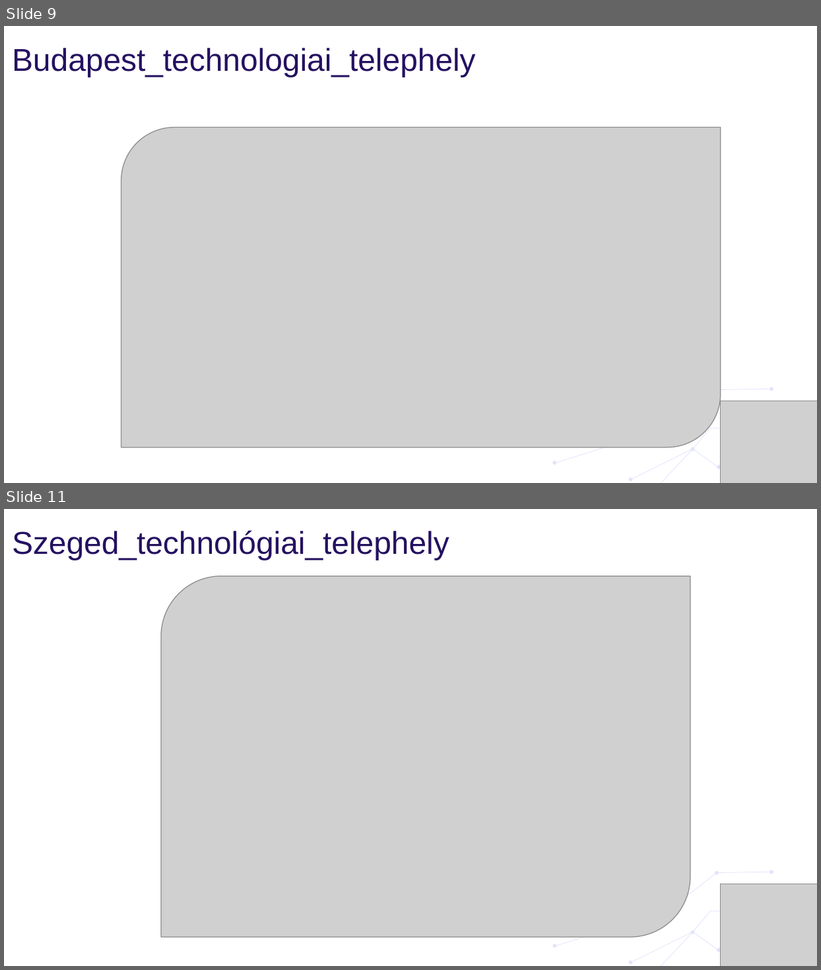
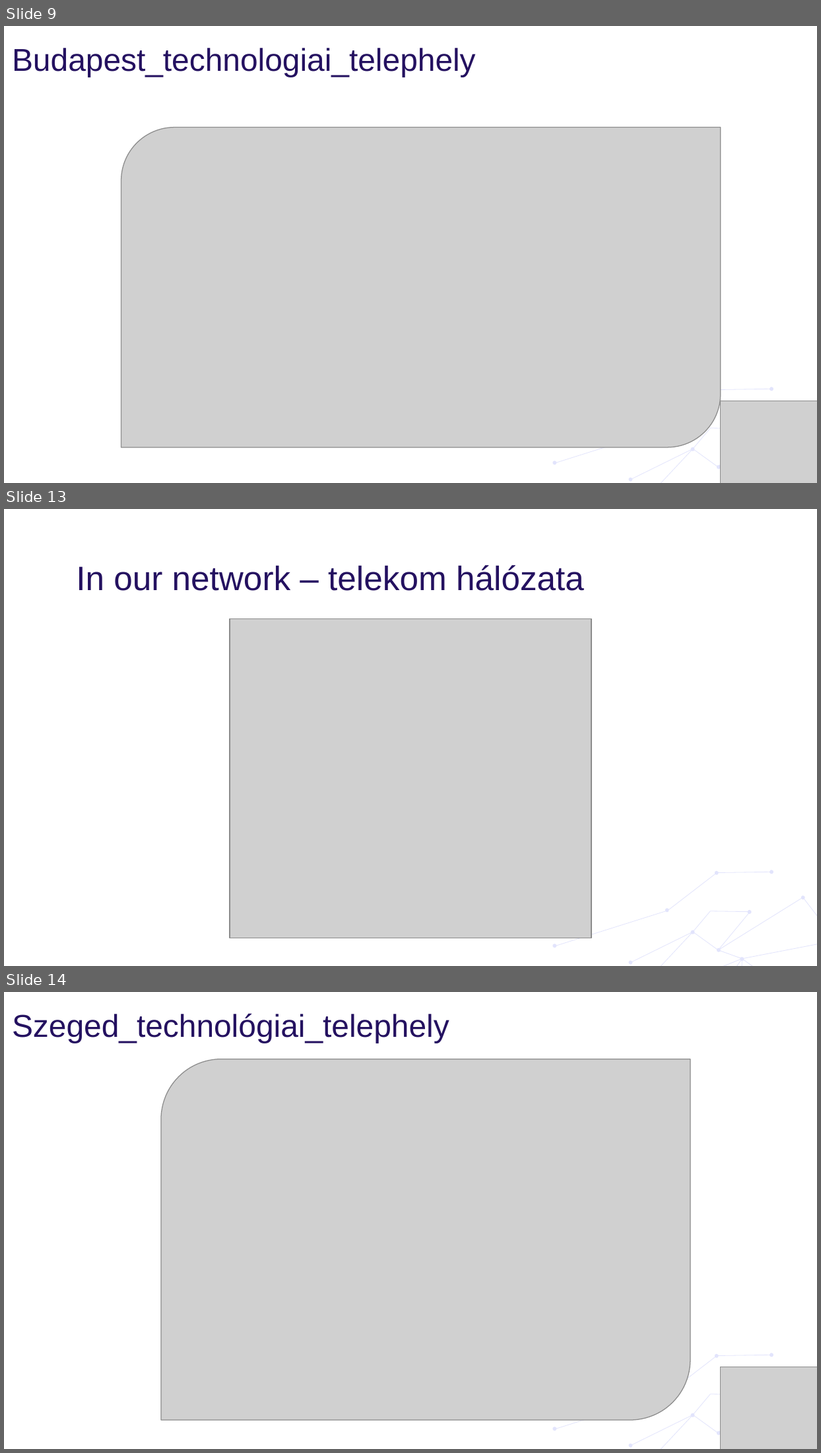
Before and after one commit to BraunDenes/Vizsgaremek_2025_firstteam, a slide deck: Vizsgaremek_ppt.pptx. Shown one above the other, each under a label of ours: slides 9 and 11 before the commit, slides 9, 13 and 14 after it; the slides between them are not shown. The pictures are 821x970 and 821x1453 pixels, drawn with LibreOffice and Linux fonts; fonts in the diff are those of the drawing; grey boxes stand for pictures; background and template pictures are left out. Boxes give left, top, right and bottom in pixels: in the first picture for what was removed or moved away, otherwise in the second. Text is boxed around its words. In the diff, an @@ line names an element or a change of style, - is before the commit and + after.

```diff
--- a/Vizsgaremek_ppt.pptx
+++ b/Vizsgaremek_ppt.pptx
@@ slide 13 added at bbox=[4, 509, 817, 966], background #FFFFFF; not listed: 2 template elements that a slide beside it also shows @@
@@ title added at bbox=[76, 565, 584, 591], 30 pt, text #241160 @@
+In our network – telekom hálózata
@@ picture added at bbox=[230, 619, 592, 938] @@
@@ what was slide 11 is now slide 14 @@
```
Also in this commit, not shown: 1 slide changed, 2 other slides added, 3 other files.
